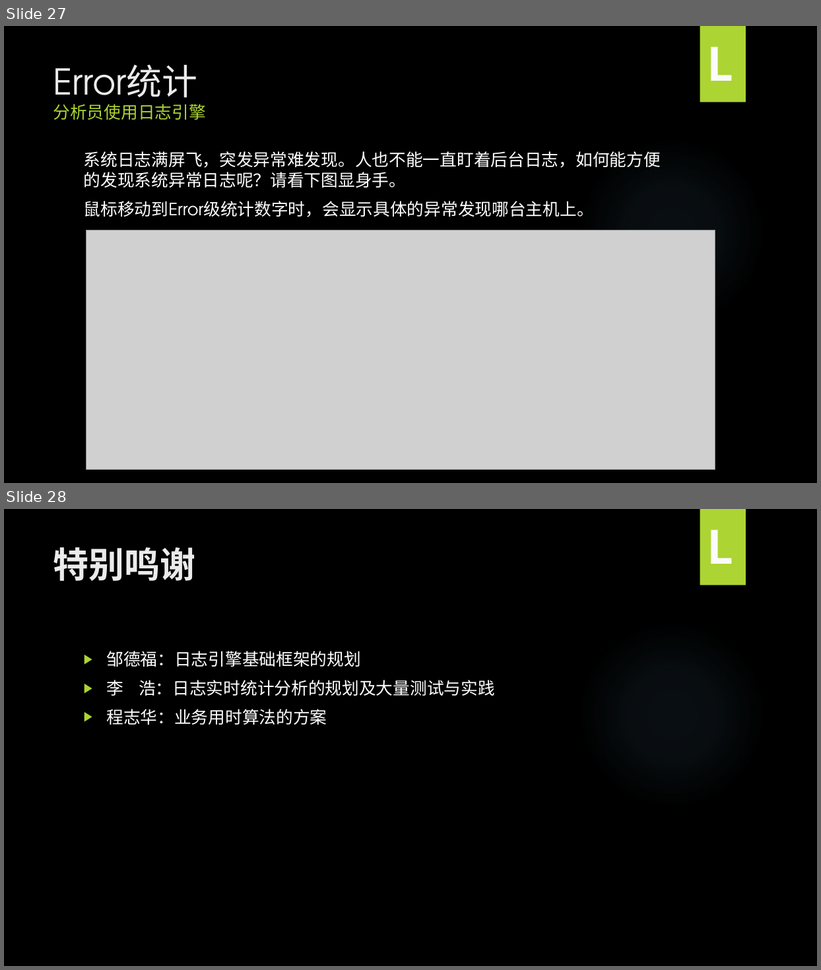
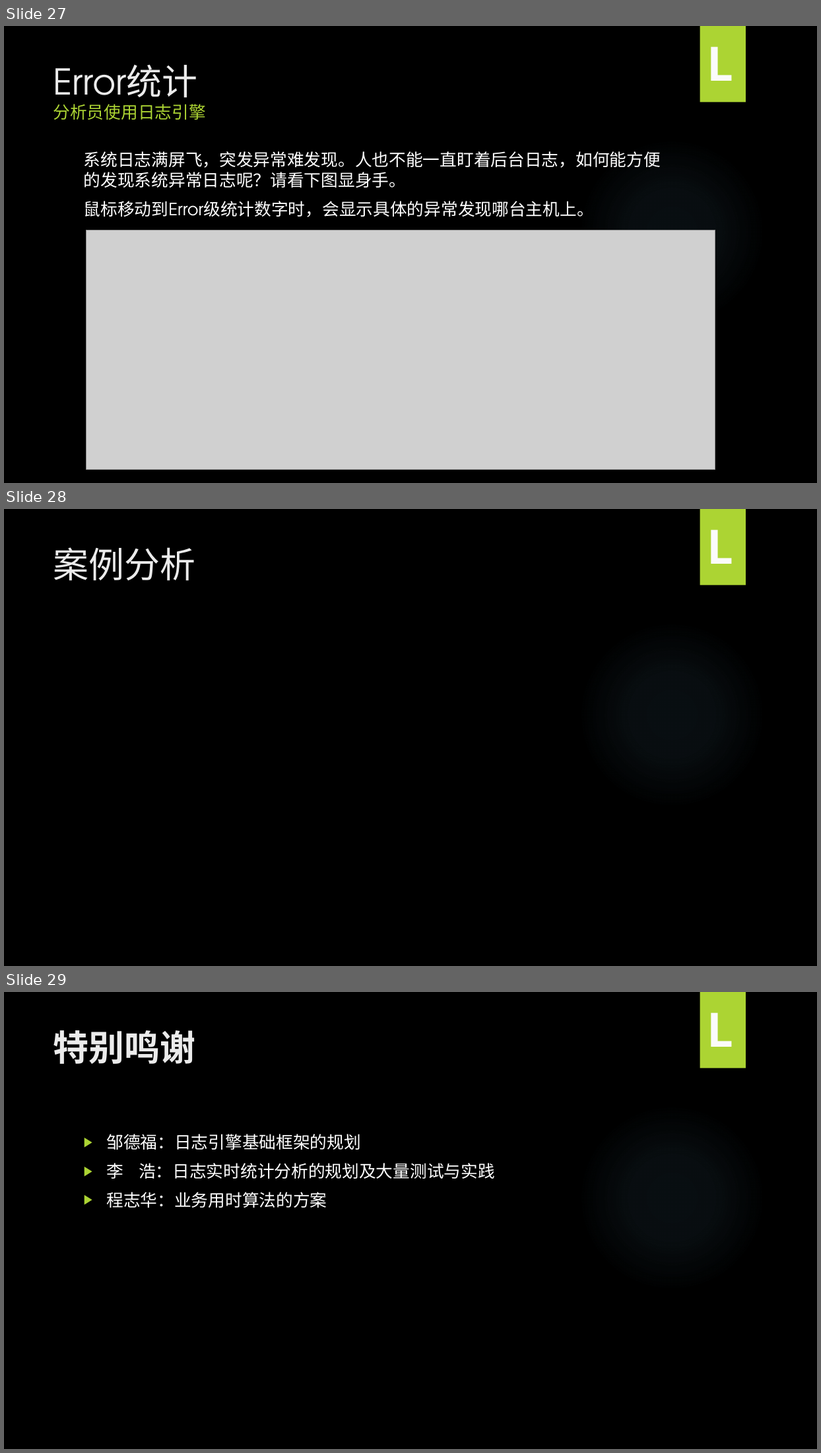
Before and after one commit to HY-ZhengWei/hy.common.XJava, a slide deck: doc/日志引擎.pptx. Shown one above the other, each under a label of ours: slides 27 and 28 before the commit, slides 27, 28 and 29 after it. The pictures are 821x970 and 821x1453 pixels, drawn with LibreOffice and Linux fonts; fonts in the diff are those of the drawing; grey boxes stand for pictures; background and template pictures are left out. Boxes give left, top, right and bottom in pixels: in the first picture for what was removed or moved away, otherwise in the second. Text is boxed around its words. In the diff, an @@ line names an element or a change of style, - is before the commit and + after.

Commit message:
4.0.8
添加：《XQL技术交流..ppt》

```diff
--- a/doc/日志引擎.pptx
+++ b/doc/日志引擎.pptx
@@ slide 28 added at bbox=[4, 509, 817, 966], background picture (left out); not listed: 2 template elements that a slide beside it also shows @@
@@ title added at bbox=[54, 547, 196, 581], 42 pt, text #EBEBEB @@
+案例分析
@@ text added at bbox=[707, 529, 733, 564], 54 pt, text pattern #EBEBEB on #FBFBFB, bold @@
+L
@@ what was slide 28 is now slide 29 @@
```
Also in this commit, not shown: 6 other files.
